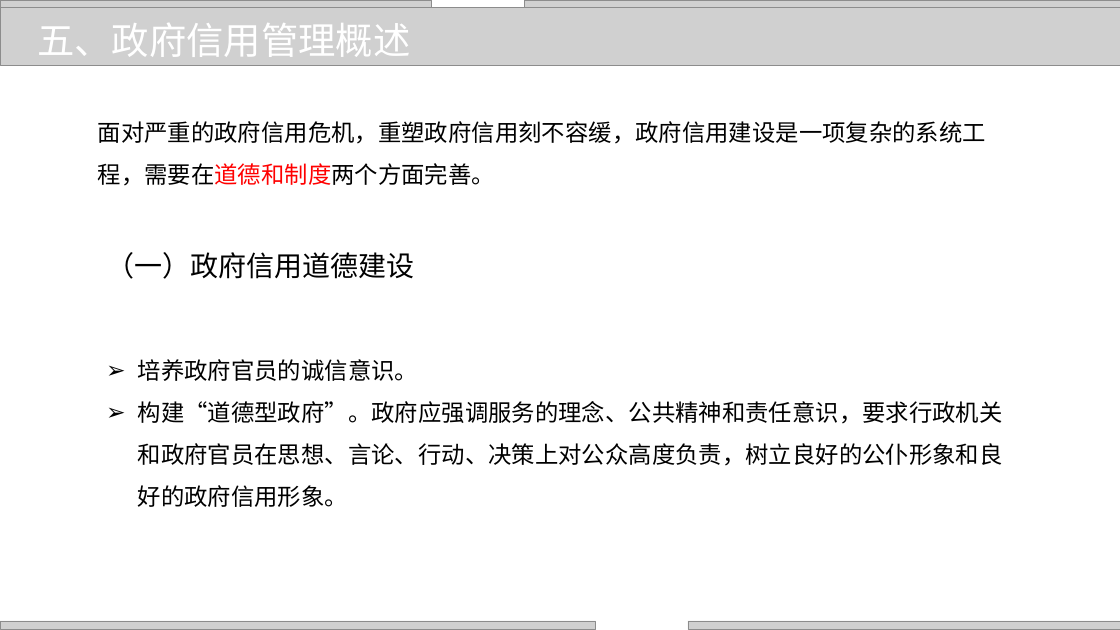
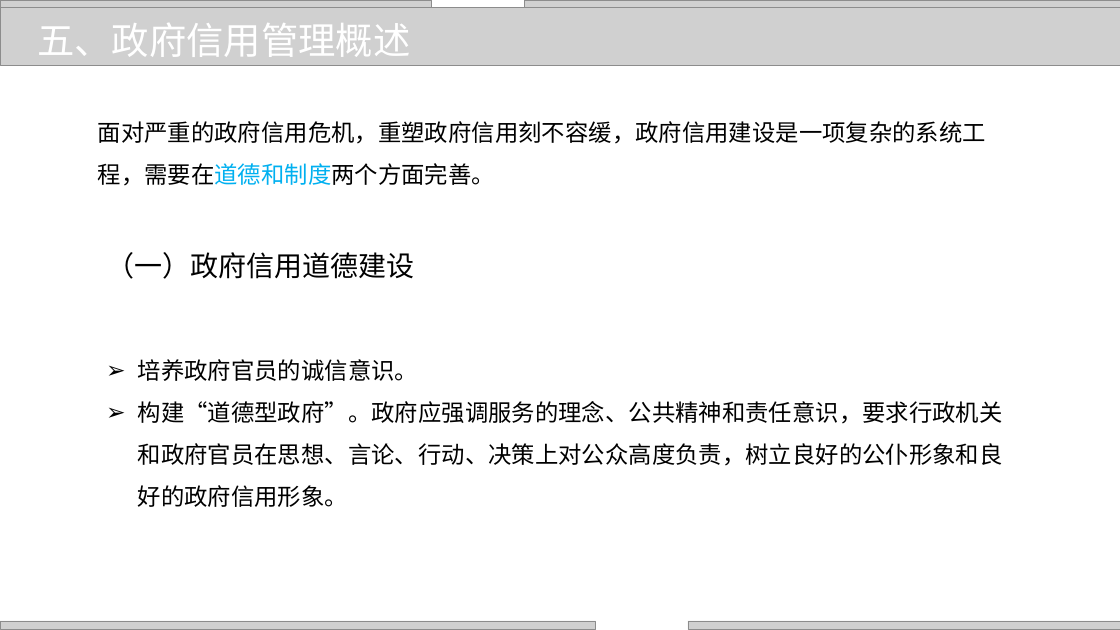
Before and after one commit to zhangjianzhang/internet_credit, a slide deck: slide 17 of files/slides/lecture_12.pptx. Drawn at 1120x630 pixels with LibreOffice and Linux fonts; fonts in the diff are those of the drawing; grey boxes stand for pictures; background and template pictures are left out. Boxes give left, top, right and bottom in pixels: in the first picture for what was removed or moved away, otherwise in the second. Text is boxed around its words. In the diff, an @@ line names an element or a change of style, - is before the commit and + after.

```diff
--- a/files/slides/lecture_12.pptx
+++ b/files/slides/lecture_12.pptx
@@ text "面对严重的政府信用危机，重塑政府信用刻不容缓，政府信用建设是一项复杂的系统工程，需要在道德和制度两个方面完善。" at [98, 121, 986, 186]: text colour #FF0000 to #00B0F0 in "面对严重的政府信用危机，重塑政府信用刻不容缓，政府信用建设是一项复杂的系统工程，需要在道德和制度两个方面完善。" @@
```
Also in this commit, not shown: 7 other slides changed, 6 other files.
